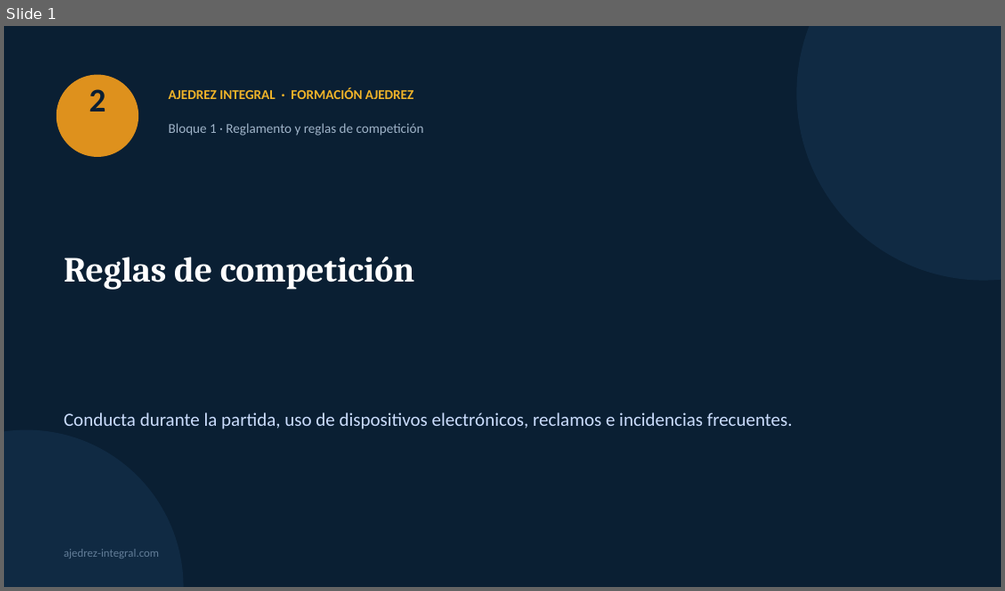
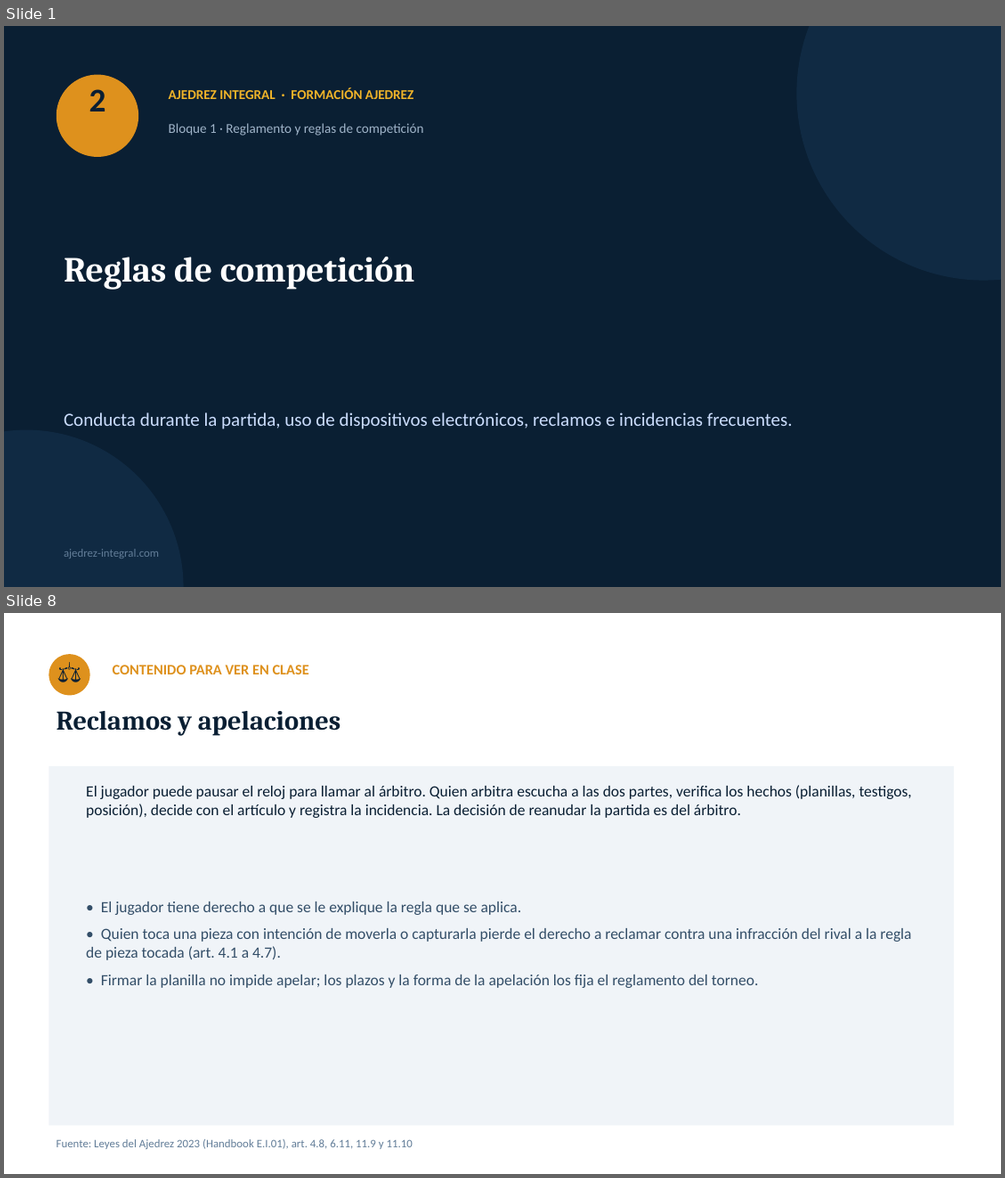
Before and after one commit to GMpupilo2026/Pagina-Completa, a slide deck: cursos/recursos/formacion-ajedrez/02-reglas-de-competicion.pptx. Shown one above the other, each under a label of ours: slide 1 before the commit, slides 1 and 8 after it; the slides between them are not shown. The pictures are 1005x591 and 1005x1178 pixels, drawn with LibreOffice and Linux fonts; fonts in the diff are those of the drawing. Boxes give left, top, right and bottom in pixels: in the first picture for what was removed or moved away, otherwise in the second. Text is boxed around its words. In the diff, an @@ line names an element or a change of style, - is before the commit and + after.

```diff
--- a/cursos/recursos/formacion-ajedrez/02-reglas-de-competicion.pptx
+++ b/cursos/recursos/formacion-ajedrez/02-reglas-de-competicion.pptx
@@ slide 8 added at box(4, 613, 1001, 1174), background #FFFFFF @@
@@ ellipse added at box(48, 654, 90, 695), fill #DE911D @@
@@ text added at box(48, 654, 90, 695), 20 pt, text #0A1F33 @@
+⚖
@@ text added at box(113, 665, 309, 674), 14 pt, text #DE911D, bold @@
+CONTENIDO PARA VER EN CLASE
@@ text added at box(57, 711, 341, 735), 26 pt, text #0A1F33, bold @@
+Reclamos y apelaciones
@@ rectangle added at box(48, 766, 954, 1126), fill #F0F4F8 @@
@@ text added at box(86, 785, 912, 818), 15 pt, text #0A1F33 @@
+El jugador puede pausar el reloj para llamar al árbitro. Quien arbitra escucha a las dos partes, verifica los hechos (planillas, testigos, posición), decide con el artículo y registra la incidencia. La decisión de reanudar la partida es del árbitro.
@@ text added at box(86, 901, 911, 988), 15 pt, text #334E68 @@
+• El jugador tiene derecho a que se le explique la regla que se aplica.
+• Quien toca una pieza con intención de moverla o capturarla pierde el derecho a reclamar contra una infracción del rival a la regla de pieza tocada (art. 4.1 a 4.7).
+• Firmar la planilla no impide apelar; los plazos y la forma de la apelación los fija el reglamento del torneo.
@@ text added at box(57, 1139, 413, 1149), 11 pt, text #627D98 @@
+Fuente: Leyes del Ajedrez 2023 (Handbook E.I.01), art. 4.8, 6.11, 11.9 y 11.10
```
Also in this commit, not shown: 1 slide changed, 25 other slides added, 2 slides removed, 28 other files.
